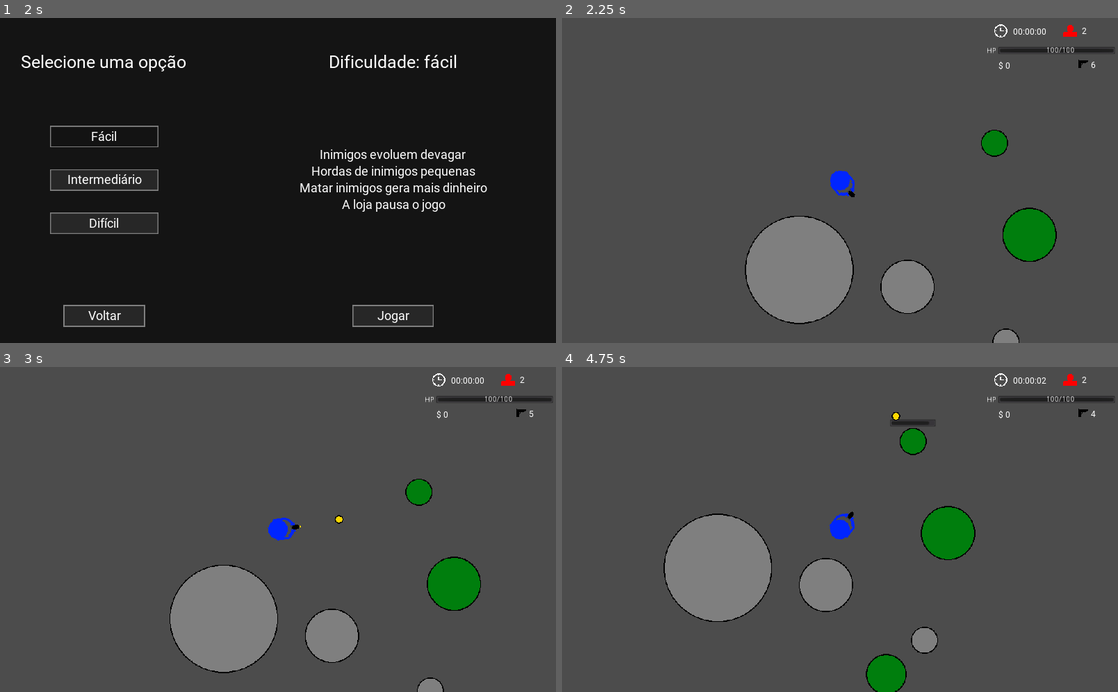
Above: before the commit, frames 1-4 (two rows, left to right).
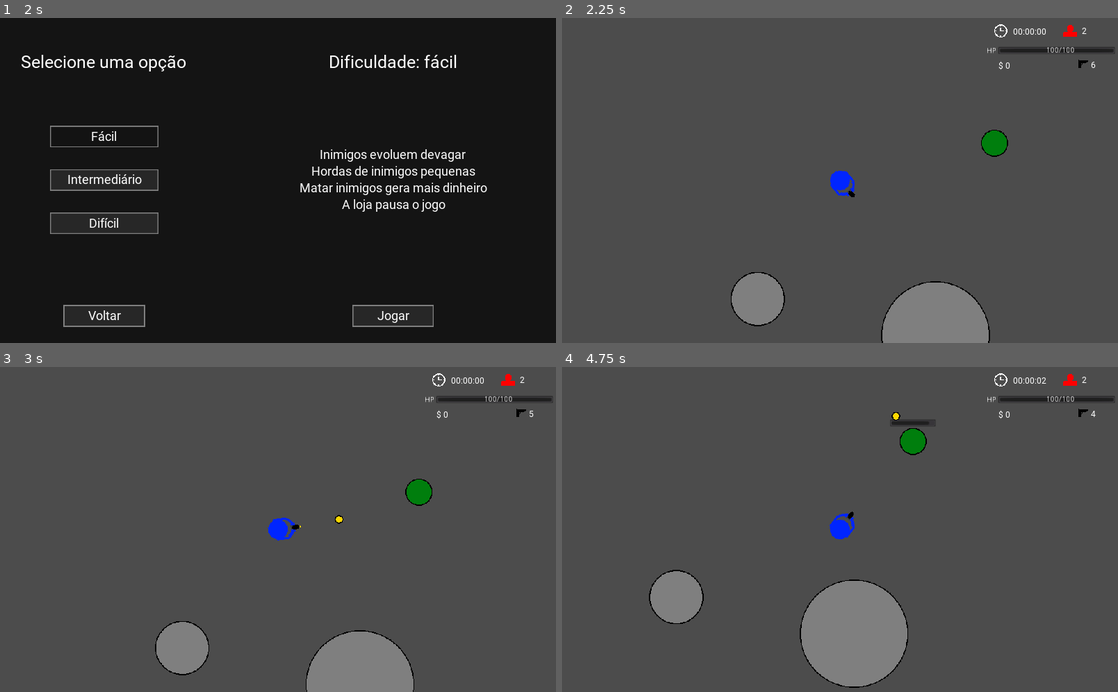
Above: after the commit, the same moments.

Repository: GregorioFornetti/Zigmor
Game: Godot game, scene res://Scenes_and_scripts/Interfaces/Menus/Main_menu.tscn
The game is run twice, just before and just after one commit, with the same random seed, the same clock (stepped at 60 frames per second) and the same inputs.
Inputs (mouse positions are in pixels of both pictures, inside the frame that each line leads up to):
- Up to frame 1 (2 s): click "Jogar" at 0.5 s; click "Fácil" at 1.25 s
- Up to frame 2 (2.25 s): click "Jogar" at 2 s
- Up to frame 3 (3 s): tap Enter at 2.75 s; move the mouse to (400, 513) at 2.77 s; press the mouse at (400, 513) at 2.78 s; hold Right (ui_right) from 2.78 s (still down)
- Up to frame 4 (4.75 s): tap 0 (0_shop_select) at 3.02, 3.77 s; move the mouse to (728, 545) at 3.52 s; release Right (ui_right) at 3.53 s; release the mouse at (728, 545) at 3.53 s; hold Down (ui_down) 3.53-4.28 s; click (728, 545) at 3.6 s; move the mouse to (895, 458) at 4.27 s; press the mouse at (895, 458) at 4.28 s; hold Right (ui_right) from 4.28 s (still down)

Frame 1 is identical in both runs. In frame 2, 9.9% of the frame differs, in the area x 30-89%, y 58-100%; in frame 3, 9.9%; in frame 4, 12%, in the area x 15-75%, y 42-100%.
Error before the commit: Invalid set index 'transform' (on base: 'null instance') with value of type 'Transform2D'. (res://Scenes_and_scripts/Enemies/Shotgun_enemy.gd:23)

Commit message:
inimigos IA e novos sons
- Inimigo agora gira em torno dos obstaculos (ainda não otimizado, vai apenas pelo primeiro lado de verificação,  não indo sempre para o de menor dist)
- Novos sons

Diff:
--- a/Scenes_and_scripts/Autoloaded/Sound_system.gd
+++ b/Scenes_and_scripts/Autoloaded/Sound_system.gd
@@ -10,6 +10,9 @@
 onready var music_player = get_node("Music_player")
 onready var effects_players_list = get_node("Effects_players_list")
 
+func _ready():
+	for effect_player in $Effects_players_list.get_children():
+		effect_player.connect("finished", self, "_on_Effect_player_finish", [effect_player])
 
 func play_music(music_audio):
 	$Music_player.stream = music_audio
@@ -22,6 +25,14 @@
 			effect_player.play()
 			break
 
+func play_sound_effect_with_config(effect_audio, speed):
+	for effect_player in $Effects_players_list.get_children():
+		if not effect_player.playing:
+			effect_player.stream = effect_audio
+			effect_player.pitch_scale = speed
+			effect_player.play()
+			return effect_player
+	return false
 
 func apply_new_volume(bus_index, value, min_value):
 	AudioServer.set_bus_volume_db(bus_index, value)
@@ -38,3 +49,7 @@
 		AudioServer.set_bus_mute(bus_index, true)
 	else:
 		AudioServer.set_bus_mute(bus_index, false)
+
+func _on_Effect_player_finish(effect_player):
+	print("oi")
+	effect_player.pitch_scale = 1
--- a/Scenes_and_scripts/Enemies/Enemy_base.gd
+++ b/Scenes_and_scripts/Enemies/Enemy_base.gd
@@ -19,16 +19,9 @@
 	pass
 
 func _process(delta):
-	update()
-	get_parent().get_node("CollisionShape2D").transform = Transform2D(rotation + PI / 2, global_position + Vector2(0, -50).rotated(rotation))
 	healthbar.set_rotation(-rotation)
 	on_process(delta)
 
-func _draw():
-	#draw_line(Vector2(18.5,0), ((Player.global_position - global_position) + Vector2(18.5,0).rotated(rotation)).rotated(-rotation), ColorN("red"))
-	#draw_line(-Vector2(18.5,0), ((Player.global_position - global_position) - Vector2(18.5,0).rotated(rotation)).rotated(-rotation), ColorN("red"))
-	draw_line(Vector2(18.5,0), (Vector2(18.5, 0).rotated(rotation) + global_position.direction_to(Player.global_position) * 100).rotated(-rotation),ColorN("red"))
-	draw_line(-Vector2(18.5,0), (-Vector2(18.5, 0).rotated(rotation) + global_position.direction_to(Player.global_position) * 100).rotated(-rotation),ColorN("red"))
 
 func _ready():
 	var enemies_spawner = get_parent().get_node("Enemies_spawner")
@@ -72,14 +65,38 @@
 	if event.is_action_pressed("1_shop_select"):
 		pass
 
-func dodge_obstacles(width, height, distance):
-	# Tenta retornar um vetor de direção de movimento que desvia de obstaculos
-	# OBS: só funciona para colision shapes circulares
+func verify_colision(space_state, width, height, angle):
+	# Verifica se há ocorrerá colisão a frente (rotacionado em angle).
+	# width e height estão relacionados ao retângulo de colisão que será criado para verificar
+	# a colisão
+	# Se ocorrer uma colisão, o retorno é true, caso contrário é false.
+	var query = Physics2DShapeQueryParameters.new()
+	query.collision_layer = 0b00000000001000000000
+	var shape = RectangleShape2D.new()
+	shape.extents = Vector2(width, height)
+	query.set_shape(shape)
+	query.transform = Transform2D(rotation + PI / 2 + deg2rad(angle), global_position + Vector2(0, -height).rotated(rotation + deg2rad(angle)))
+	return len(space_state.collide_shape(query, 1)) != 0
+
+func get_angle_to_dodge_obstacles(width, height):
+	# Tenta retornar um angulo para o desvio de obstaculos
+	# Width e heigth estão relacionados aos retângulos de colisão que serão criados
+	# para verificar obstaculos. Width deve ser da largura do inimigo e height
+	# quanto maior for, o inimigo detectará antes o obstaculo
 	var space_state = get_world_2d().direct_space_state
 
-	var query = Physics2DShapeQueryParameters.new()
-	query.collision_layer = 0b00000000000000000000
-	pass
+	if not verify_colision(space_state, width, height, 0):
+		return 0
+
+	for angle in range(5, 181, 5):
+		if not verify_colision(space_state, width, height, angle):
+			return angle
+
+	for angle in range(-5, -181, -5):
+		if not verify_colision(space_state, width, height, angle):
+			return angle
+
+	return 0
 
 
 func _on_HealthBar_timer_timeout():
--- a/Scenes_and_scripts/Enemies/Enemy_shooter_chaser.gd
+++ b/Scenes_and_scripts/Enemies/Enemy_shooter_chaser.gd
@@ -9,7 +9,8 @@
 	pass
 
 func movimentation(delta):
-	move_and_slide(global_position.direction_to(Player.global_position) * attributes['speed'] * delta * 50)
+	var dodge_rotation = get_angle_to_dodge_obstacles($CollisionShape2D.shape.radius, 100)
+	move_and_slide(global_position.direction_to(Player.global_position).rotated(deg2rad(dodge_rotation)) * attributes['speed'] * delta * 50)
 
 func set_default_range():
 	$Range/CollisionShape2D.shape.extents = get_viewport_rect().size / 2
--- a/Scenes_and_scripts/Enemies/Enemy_shooter_chaser.tscn
+++ b/Scenes_and_scripts/Enemies/Enemy_shooter_chaser.tscn
@@ -11,9 +11,9 @@
 
 [node name="CollisionShape2D" type="CollisionShape2D" parent="Range" index="0"]
 
-[node name="Timer_shoot" type="Timer" parent="." index="7"]
+[node name="Timer_shoot" type="Timer" parent="." index="6"]
 
-[node name="Weapon_pos" type="Position2D" parent="." index="8"]
+[node name="Weapon_pos" type="Position2D" parent="." index="7"]
 
 [connection signal="body_entered" from="Range" to="." method="_on_Range_body_entered"]
 [connection signal="body_exited" from="Range" to="." method="_on_Range_body_exited"]
--- a/Scenes_and_scripts/Enemies/Pistol_enemy.gd
+++ b/Scenes_and_scripts/Enemies/Pistol_enemy.gd
@@ -2,7 +2,7 @@
 
 onready var shoot_animation = $ShootAnimation
 onready var Bullet = preload("res:///Scenes_and_scripts/Bullets/Enemy_pistol_bullet.tscn")
-onready var pistol_shoot_sound = preload("res://Sound/Effects/Weapons/enemy-pistol-shoot.wav")
+onready var pistol_shoot_sound = preload("res://Sound/Effects/Weapons/Enemies/enemy-pistol-shoot.wav")
 var current_rotation
 
 func on_ready():
@@ -11,8 +11,8 @@
 	set_default_range()
 
 func on_process(delta):
+	set_default_rotation()
 	movimentation(delta)
-	set_default_rotation()
 
 func shoot():
 	shoot_animation.play("Shoot")
--- a/Scenes_and_scripts/Enemies/Pistol_enemy.tscn
+++ b/Scenes_and_scripts/Enemies/Pistol_enemy.tscn
@@ -11,11 +11,10 @@
 radius = 20.0
 
 [sub_resource type="RectangleShape2D" id=3]
-extents = Vector2( 512, 300 )
 
 [sub_resource type="Animation" id=4]
 resource_name = "Shoot"
-length = 1.3
+length = 1.6
 tracks/0/type = "value"
 tracks/0/path = NodePath("Sprite:frame")
 tracks/0/interp = 1
--- a/Scenes_and_scripts/Enemies/Shotgun_enemy.gd
+++ b/Scenes_and_scripts/Enemies/Shotgun_enemy.gd
@@ -1,7 +1,7 @@
 extends "res://Scenes_and_scripts/Enemies/Enemy_shooter_chaser.gd"
 
 onready var shoot_animation = $ShootAnimation
-onready var shotgun_shoot_sound = preload("res://Sound/Effects/Weapons/enemy-shotgun-shoot.wav")
+onready var shotgun_shoot_sound = preload("res://Sound/Effects/Weapons/Enemies/enemy-shotgun-shoot.wav")
 onready var Bullet = preload("res:///Scenes_and_scripts/Bullets/Enemy_shotgun_bullet.tscn")
 export (float) var angle
 export (int) var qnt_bullets
--- a/Scenes_and_scripts/Enemies/Shotgun_enemy.tscn
+++ b/Scenes_and_scripts/Enemies/Shotgun_enemy.tscn
@@ -8,14 +8,13 @@
 radius = 18.4206
 
 [sub_resource type="CircleShape2D" id=2]
-radius = 19.5203
+radius = 19.3475
 
 [sub_resource type="RectangleShape2D" id=3]
-extents = Vector2( 15.8043, 10 )
 
 [sub_resource type="Animation" id=4]
 resource_name = "Shoot"
-length = 1.3
+length = 1.6
 tracks/0/type = "value"
 tracks/0/path = NodePath("Sprite:frame")
 tracks/0/interp = 1
--- a/Scenes_and_scripts/Obstacles/Obstacle.gd
+++ b/Scenes_and_scripts/Obstacles/Obstacle.gd
@@ -1,5 +1,6 @@
 extends StaticBody2D
 
+onready var hit_sound = preload("res://Sound/Effects/Collisions/obstacle-hit.wav")
 export (int) var health
 signal die
 
@@ -22,6 +23,7 @@
 func _on_Hurt_box_area_entered(area):
 	var bullet = area.get_parent()
 	health -= bullet.damage
+	SoundSystem.play_sound_effect(hit_sound)
 	if health <= 0:
 		die()
 	else:
--- a/Scenes_and_scripts/Obstacles/Stones/Stone_md.tscn
+++ b/Scenes_and_scripts/Obstacles/Stones/Stone_md.tscn
@@ -3,11 +3,11 @@
 [ext_resource path="res://Sprites/Obstacles/Stones/Stone-md-placeholder.png" type="Texture" id=1]
 [ext_resource path="res://Scenes_and_scripts/Obstacles/Obstacle.tscn" type="PackedScene" id=2]
 
-[sub_resource type="CircleShape2D" id=1]
-radius = 50.4511
+[sub_resource type="CircleShape2D" id=3]
+radius = 50.2655
 
 [sub_resource type="CircleShape2D" id=2]
-radius = 50.7352
+radius = 50.4511
 
 [node name="Stone_md" instance=ExtResource( 2 )]
 health = 200
@@ -16,7 +16,7 @@
 texture = ExtResource( 1 )
 
 [node name="CollisionShape2D" parent="." index="1"]
-shape = SubResource( 1 )
+shape = SubResource( 3 )
 
 [node name="CollisionShape2D" parent="Hurt_box" index="0"]
 shape = SubResource( 2 )
--- a/Scenes_and_scripts/Player/Player.gd
+++ b/Scenes_and_scripts/Player/Player.gd
@@ -1,4 +1,8 @@
 extends KinematicBody2D
+
+const PISTOL_INITIAL_RELOADTIME = 3
+const SHOTGUN_INITIAL_RELOADTIME = 4
+const SNIPER_INITIAL_RELOADTIME = 5
 
 onready var sprite = $Sprite
 onready var shoot_timer = $Shoot_timer
@@ -8,7 +12,14 @@
 onready var Pistol_bullet = preload('res://Scenes_and_scripts/Bullets/Pistol_bullet.tscn')
 onready var Shotgun_bullet = preload("res://Scenes_and_scripts/Bullets/Shotgun_bullet.tscn")
 onready var Sniper_bullet = preload("res://Scenes_and_scripts/Bullets/Sniper_bullet.tscn")
-onready var pistol_shoot_sound = preload("res://Sound/Effects/Weapons/player-pistol-shoot.wav")
+
+onready var pistol_shoot_sound = preload("res://Sound/Effects/Weapons/Player/Shoot/player-pistol-shoot.wav")
+onready var shotgun_shoot_sound = preload("res://Sound/Effects/Weapons/Player/Shoot/player-shotgun-shoot.wav")
+onready var sniper_shoot_sound = preload("res://Sound/Effects/Weapons/Player/Shoot/player-sniper-shoot.wav")
+onready var pistol_reload_sound = preload("res://Sound/Effects/Weapons/Player/Reload/player-pistol-reload.wav")
+onready var shotgun_reload_sound = preload("res://Sound/Effects/Weapons/Player/Reload/player-shotgun-reload.wav")
+onready var sniper_reload_sound = preload("res://Sound/Effects/Weapons/Player/Reload/player-sniper-reload.wav")
+
 onready var death_sound = preload("res://Sound/Effects/Death/player-death.wav")
 
 enum {PISTOL, SHOTGUN, SNIPER}
@@ -21,7 +32,7 @@
 	},
 	PISTOL : {
 		"damage": 5,
-		"reload_time": 3,
+		"reload_time": PISTOL_INITIAL_RELOADTIME,
 		"fire_rate": 1,
 		"magazine_capacity": 6,
 		"status" : {
@@ -33,7 +44,7 @@
 	},
 	SHOTGUN : {
 		"damage": 1,
-		"reload_time": 4,
+		"reload_time": SHOTGUN_INITIAL_RELOADTIME,
 		"fire_rate": 1.5,
 		"magazine_capacity": 2,
 		"status" : {
@@ -45,7 +56,7 @@
 	},
 	SNIPER : {
 		"damage": 10,
-		"reload_time": 5,
+		"reload_time": SNIPER_INITIAL_RELOADTIME,
 		"fire_rate": 2,
 		"magazine_capacity": 5,
 		"status" : {
@@ -61,6 +72,7 @@
 var rotation_fix = PI / 2
 var current_weapon = PISTOL
 var reloading = false
+var current_reload_effect
 
 
 func _ready():
@@ -132,6 +144,17 @@
 		reloading = true
 		reload_timer.start(attributes[current_weapon]['reload_time'])
 
+		if current_weapon == PISTOL:
+			current_reload_effect = SoundSystem.play_sound_effect_with_config( \
+			pistol_reload_sound, PISTOL_INITIAL_RELOADTIME / attributes[current_weapon]['reload_time'])
+		elif current_weapon == SHOTGUN:
+			current_reload_effect = SoundSystem.play_sound_effect_with_config( \
+			shotgun_reload_sound, SHOTGUN_INITIAL_RELOADTIME / attributes[current_weapon]['reload_time'])
+		else:
+			current_reload_effect = SoundSystem.play_sound_effect_with_config( \
+			shotgun_reload_sound, SNIPER_INITIAL_RELOADTIME / attributes[current_weapon]['reload_time'])
+
+
 func change_weapon(new_weapon):
 	if new_weapon != current_weapon:
 		if not attributes[current_weapon]['status']['ready_to_shoot']:
@@ -144,6 +167,9 @@
 		reloading = false
 		reload_timer.stop()
 		shoot_animation.stop()
+		if current_reload_effect:
+			current_reload_effect.stop()
+			current_reload_effect = null
 		update_weapons_interface()
 
 func shoot():
@@ -152,9 +178,11 @@
 		SoundSystem.play_sound_effect(pistol_shoot_sound)
 		instantiate_bullet(Pistol_bullet, attributes[current_weapon]['damage'], direction)
 	elif current_weapon == SHOTGUN:
+		SoundSystem.play_sound_effect(shotgun_shoot_sound)
 		for i in range(12):
 			instantiate_bullet(Shotgun_bullet, attributes[current_weapon]['damage'], direction.rotated(rand_range(-PI/12, PI/12)))
 	else:
+		SoundSystem.play_sound_effect(sniper_shoot_sound)
 		instantiate_bullet(Sniper_bullet, attributes[current_weapon]['damage'], direction)
 
 	shoot_timer.start(attributes[current_weapon]['fire_rate'])
--- a/Scenes_and_scripts/Testing_map.tscn
+++ b/Scenes_and_scripts/Testing_map.tscn
@@ -6,10 +6,7 @@
 [ext_resource path="res://Scenes_and_scripts/Testing_map.gd" type="Script" id=4]
 [ext_resource path="res://Scenes_and_scripts/Spawner/Enemies_spawner.tscn" type="PackedScene" id=5]
 [ext_resource path="res://Scenes_and_scripts/Obstacles/Trees/Tree_sm.tscn" type="PackedScene" id=6]
-[ext_resource path="res://Scenes_and_scripts/Obstacles/Trees/Tree_md.tscn" type="PackedScene" id=7]
-[ext_resource path="res://Scenes_and_scripts/Obstacles/Trees/Tree_lg.tscn" type="PackedScene" id=8]
-[ext_resource path="res://Scenes_and_scripts/Obstacles/Stones/Stone_sm.tscn" type="PackedScene" id=9]
-[ext_resource path="res://Scenes_and_scripts/Obstacles/Stones/Stone_md.tscn" type="PackedScene" id=10]
+[ext_resource path="res://Scenes_and_scripts/Obstacles/Stones/Stone_md.tscn" type="PackedScene" id=7]
 [ext_resource path="res://Scenes_and_scripts/Obstacles/Stones/Stone_lg.tscn" type="PackedScene" id=11]
 
 [node name="Testing_map" type="Node2D"]
@@ -19,27 +16,18 @@
 
 [node name="Player" parent="." instance=ExtResource( 2 )]
 
-[node name="Enemies_spawner" parent="." instance=ExtResource( 5 )]
-
 [node name="Upgrade_shop" parent="." instance=ExtResource( 3 )]
 
 [node name="Tree_sm" parent="." instance=ExtResource( 6 )]
 position = Vector2( 284.678, -68.9221 )
 
-[node name="Tree_md" parent="." instance=ExtResource( 7 )]
-position = Vector2( 235.234, 361.092 )
+[node name="Stone_lg" parent="." instance=ExtResource( 11 )]
+position = Vector2( 176, 286 )
 
-[node name="Tree_lg" parent="." instance=ExtResource( 8 )]
-position = Vector2( 349.106, 100.387 )
+[node name="Enemies_spawner" parent="." instance=ExtResource( 5 )]
 
-[node name="Stone_sm" parent="." instance=ExtResource( 9 )]
-position = Vector2( 305.655, 298.163 )
-
-[node name="Stone_lg" parent="." instance=ExtResource( 11 )]
-position = Vector2( -74.9153, 164.814 )
-
-[node name="Stone_md" parent="." instance=ExtResource( 10 )]
-position = Vector2( 124.359, 196.278 )
+[node name="Stone_md" parent="." instance=ExtResource( 7 )]
+position = Vector2( -151.361, 218.633 )
 
 [editable path="Upgrade_shop"]
 [editable path="Upgrade_shop/Main_container/Bottom_container/Shop_main_page"]
Not shown: 1 places in Scenes_and_scripts/Testing_map.tscn that only renumber resources
Not shown, added: Sound/Effects/Weapons/Enemies/enemy-pistol-shoot.wav.import
Not shown, added: Sound/Effects/Weapons/Enemies/enemy-shotgun-shoot.wav.import
Not shown, added: Sound/Effects/Weapons/Enemies/enemy-sniper-shoot.wav.import
Not shown, added: Sound/Effects/Weapons/Player/Reload/player-pistol-reload.wav.import
Not shown, added: Sound/Effects/Weapons/Player/Reload/player-shotgun-reload.wav.import
Not shown, added: Sound/Effects/Weapons/Player/Reload/player-sniper-reload.wav.import
Not shown, added: Sound/Effects/Weapons/Player/Shoot/player-pistol-shoot.wav.import
Not shown, added: Sound/Effects/Weapons/Player/Shoot/player-shotgun-shoot.wav.import
Not shown, added: Sound/Effects/Weapons/Player/Shoot/player-sniper-shoot.wav.import
Not shown, removed: Sound/Effects/Weapons/enemy-pistol-shoot.wav.import
Not shown, removed: Sound/Effects/Weapons/enemy-shotgun-shoot.wav.import
(and 17 more such lines)
